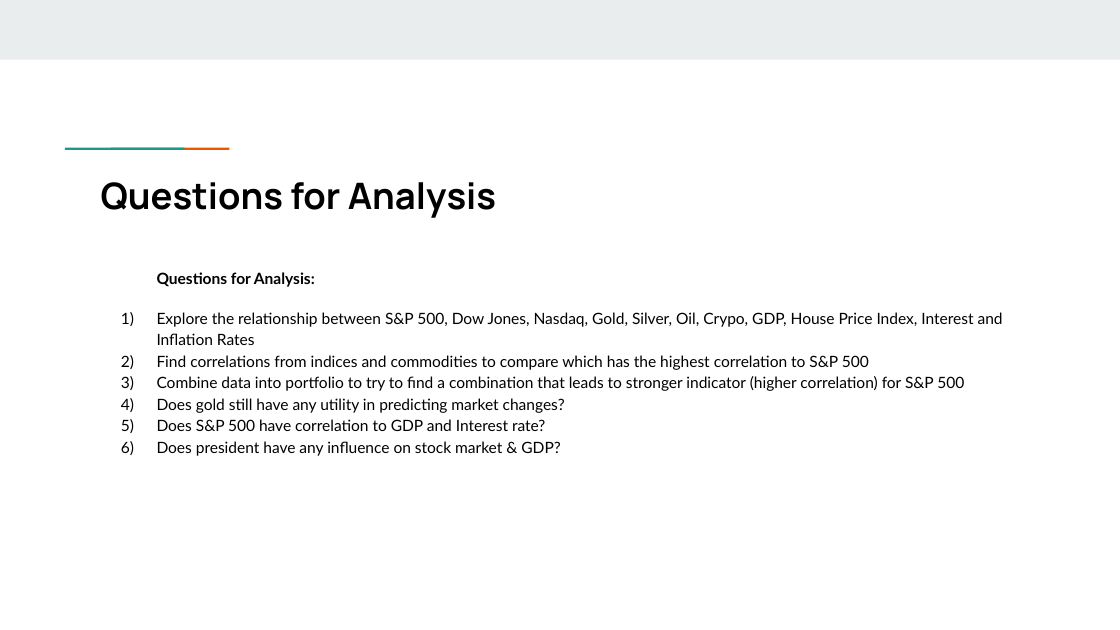
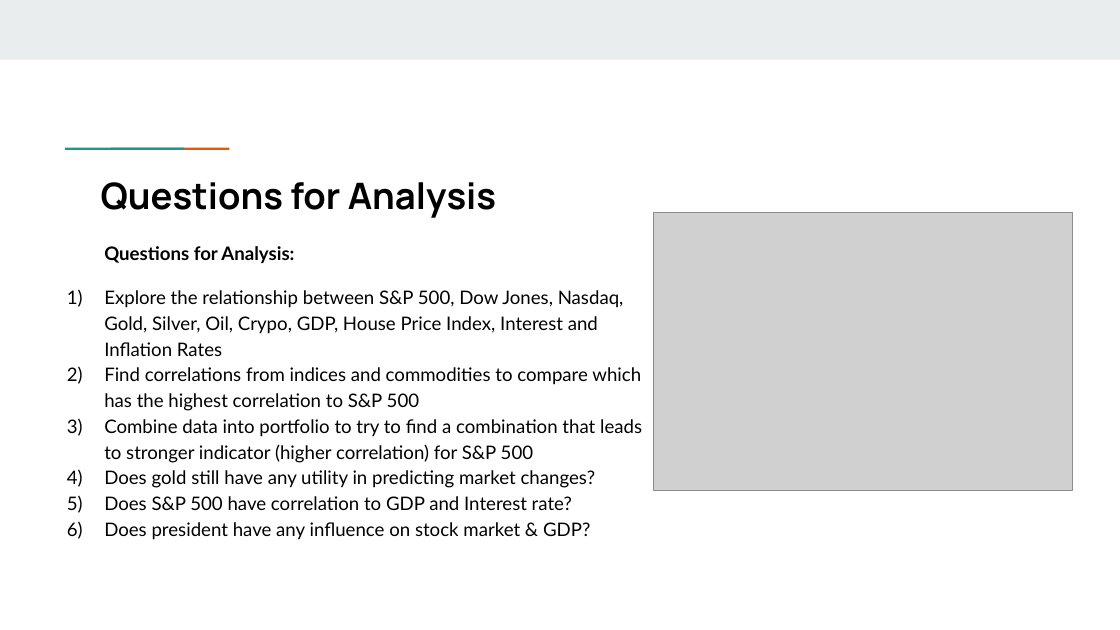
Before and after one commit to lfarlima/Monte-Carlo-Simulation, a slide deck: slide 3 of Project-01/Group Project Presentation.pptx. Drawn at 1120x630 pixels with LibreOffice and Linux fonts; fonts in the diff are those of the drawing; grey boxes stand for pictures. Boxes give left, top, right and bottom in pixels: in the first picture for what was removed or moved away, otherwise in the second. Text is boxed around its words. In the diff, an @@ line names an element or a change of style, - is before the commit and + after.

```diff
--- a/Project-01/Group Project Presentation.pptx
+++ b/Project-01/Group Project Presentation.pptx
@@ text "Questions for Analysis:": place and size @@
-text "Questions for Analysis:" at (157, 272, 1003, 456)
+text "Questions for Analysis:" at (104, 246, 642, 540)
@@ text "Questions for Analysis:" at (104, 246, 642, 540): size 10 to 12 pt; indent changed @@
@@ picture added at (654, 213, 1073, 492) @@
```
Also in this commit, not shown: 8 other slides changed, 3 slides added, 3 other files.
